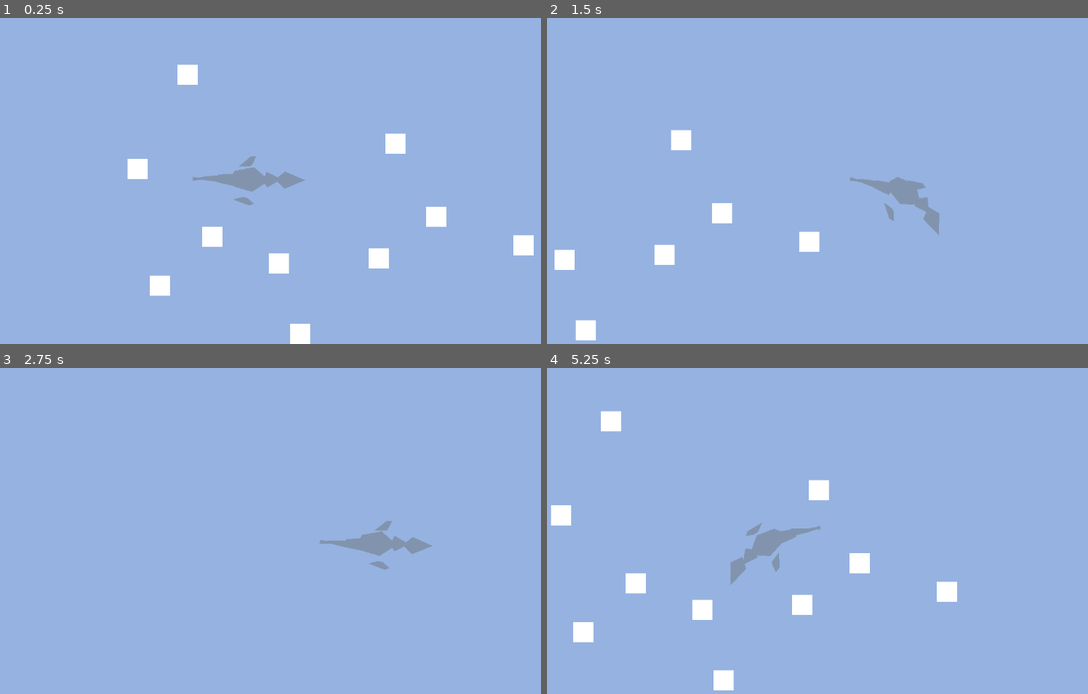
Above: before the commit, frames 1-4 (two rows, left to right).
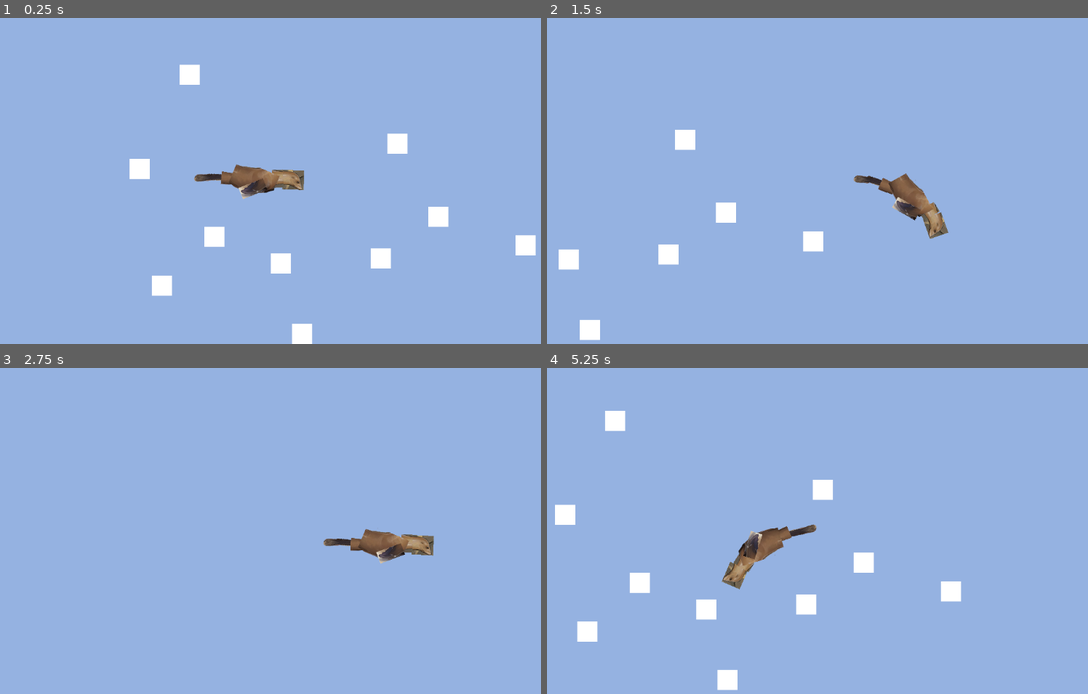
Above: after the commit, the same moments.

Repository: apet2929/SealGame
Game: Godot game, scene res://underwater_level.tscn
The game is run twice, just before and just after one commit, with the same random seed, the same clock (stepped at 60 frames per second) and the same inputs. This scene is started directly instead of the project's main scene.
Inputs:
- Up to frame 1 (0.25 s): no input
- Up to frame 2 (1.5 s): hold D 0.53-1.28 s; hold S from 1.28 s (still down)
- Up to frame 3 (2.75 s): release S at 2.03 s; hold D from 2.03 s (still down)
- Up to frame 4 (5.25 s): release D at 2.78 s; hold W 2.78-3.53 s; hold A 3.53-5.03 s; hold S from 5.03 s (still down)

The runs differ from the first frame. In frame 1, 1.7% of the frame differs, in the area x 23-100%, y 14-100%; in frame 2, 1.9%; in frame 3, 1.2%; in frame 4, 2.3%, in the area x 0-77%, y 13-99%.

Commit message:
Sprites w seal

Diff:
--- a/seal.gd
+++ b/seal.gd
@@ -60,9 +60,9 @@
 
 func update_arms():
 	#var foo = Vector2(1,2)
-	#foo.rotated()
-	$LeftArm.position = $Body.position + arm_offsets[0].rotated($Body.rotation)
-	$RightArm.position = $Body.position + arm_offsets[1].rotated($Body.rotation)
+	#foo.rotated()sd
+	$LeftArm.position = $Body.position - arm_offsets[0].rotated($Body.rotation)
+	$RightArm.position = $Body.position - arm_offsets[1].rotated($Body.rotation)
 
 	$LeftArm.rotation = lerp_angle($LeftArm.rotation, $Head.rotation, 0.2)
 	$RightArm.rotation = lerp_angle($RightArm.rotation, $Head.rotation, 0.2)
--- a/seal.tscn
+++ b/seal.tscn
@@ -1,86 +1,154 @@
 [gd_scene format=3 uid="uid://cisfkdly1y538"]
 
 [ext_resource type="Script" uid="uid://cta2o4h1cm4p1" path="res://seal.gd" id="1_2pijg"]
+[ext_resource type="Texture2D" uid="uid://bqw1bhk4xa38t" path="res://seal-head.png" id="2_d4dhe"]
+[ext_resource type="Texture2D" uid="uid://dcspur824qy6s" path="res://seal-flipper-real.png" id="3_l7uaq"]
+[ext_resource type="Texture2D" uid="uid://ctok7gbkqosp8" path="res://sea-neckl.png" id="4_ysd6k"]
+[ext_resource type="Texture2D" uid="uid://byp6x6n2yy068" path="res://seal-body.png" id="5_ng0mj"]
+[ext_resource type="Texture2D" uid="uid://bi1j6lin6jkhj" path="res://seal-flipper.png" id="6_7hcuo"]
 
 [node name="Seal" type="Node2D" unique_id=2039113663]
 script = ExtResource("1_2pijg")
 
-[node name="Head" type="Sprite2D" parent="." unique_id=885158333]
-position = Vector2(13, -2.3841858e-07)
-scale = Vector2(76, 60)
+[node name="Head" type="Node2D" parent="." unique_id=557883764]
+position = Vector2(5, 1)
 
 [node name="Polygon2D" type="Polygon2D" parent="Head" unique_id=1087014256]
-position = Vector2(-0.17105263, -0.0041666627)
-scale = Vector2(0.013157895, 0.025000002)
+visible = false
+position = Vector2(1, -1)
+scale = Vector2(1, 1.9000002)
 color = Color(0.51279026, 0.5838927, 0.6798896, 1)
 polygon = PackedVector2Array(40, 0.83333325, -1, 12.166666, -20, 0, 0, -10.499999)
 
-[node name="LeftArm" type="Sprite2D" parent="." unique_id=1953518978]
+[node name="Sprite2D" type="Sprite2D" parent="Head" unique_id=688815131]
+position = Vector2(6.9999995, -2.6077032e-08)
+rotation = 1.6034439
+scale = Vector2(0.67750925, 0.7233923)
+texture = ExtResource("2_d4dhe")
+flip_h = true
+
+[node name="LeftArm" type="Node2D" parent="." unique_id=585276307]
+visible = false
 position = Vector2(-66, -29.999998)
-scale = Vector2(76, 60)
 
-[node name="Polygon2D" type="Polygon2D" parent="LeftArm" unique_id=610554984]
-position = Vector2(0.17105263, 0.26666665)
-rotation = -0.37210554
-scale = Vector2(0.013157895, 0.025000002)
+[node name="Sprite2D" type="Sprite2D" parent="LeftArm" unique_id=572006610]
+z_index = 1
+position = Vector2(-7.9999995, 8.999997)
+rotation = 2.006817
+scale = Vector2(0.585, 0.585)
+texture = ExtResource("3_l7uaq")
+
+[node name="LArmPoly" type="Polygon2D" parent="LeftArm" unique_id=610554984]
+visible = false
+position = Vector2(13, 15.999999)
+rotation = -0.29889113
+scale = Vector2(0.9747823, 1.5587744)
+skew = -0.16023767
 color = Color(0.51279026, 0.5838927, 0.6798896, 1)
 offset = Vector2(-2.4626732, -5.9233074)
 polygon = PackedVector2Array(8, 7.167, 1.2891846, -2.2780857, -2, -4, -7.532013, -5.66757, -27, -6.167, -3, 7.167)
 
-[node name="RightArm" type="Sprite2D" parent="." unique_id=598819822]
-position = Vector2(-67, 29)
-scale = Vector2(76, 60)
+[node name="RightArm" type="Node2D" parent="." unique_id=129214790]
+position = Vector2(-67, 17)
 
-[node name="Polygon2D" type="Polygon2D" parent="RightArm" unique_id=1335781729]
-position = Vector2(0.21052632, -0.26666665)
-scale = Vector2(0.013157895, 0.025000002)
+[node name="Sprite2D" type="Sprite2D" parent="RightArm" unique_id=211789336]
+z_index = 1
+position = Vector2(-1, 1)
+rotation = 1.1940387
+scale = Vector2(0.585, 0.585)
+texture = ExtResource("3_l7uaq")
+flip_h = true
+
+[node name="RArmPoly" type="Polygon2D" parent="RightArm" unique_id=1335781729]
+visible = false
+position = Vector2(16, -15.999999)
+scale = Vector2(1, 1.5000001)
 color = Color(0.51279026, 0.5838927, 0.6798896, 1)
 offset = Vector2(-3, 5.333331)
 polygon = PackedVector2Array(8, -7.166665, 1.8210144, 1.5296669, -2, 5.333336, -7.2016296, 5.659012, -27, 6.166668, -3, -7.166665)
 
-[node name="Neck" type="Sprite2D" parent="." unique_id=1824266315]
+[node name="Neck" type="Node2D" parent="." unique_id=603150]
 position = Vector2(-26, 2)
-scale = Vector2(48, 37.894737)
 
-[node name="Polygon2D" type="Polygon2D" parent="Neck" unique_id=1170207322]
-position = Vector2(-0.20833337, -0.006597195)
-scale = Vector2(0.020833334, 0.039583333)
+[node name="NeckPoly" type="Polygon2D" parent="Neck" unique_id=1170207322]
+visible = false
+position = Vector2(-10, -0.24999893)
+scale = Vector2(1, 1.5)
 color = Color(0.51279026, 0.5838927, 0.6798896, 1)
 polygon = PackedVector2Array(29, -1.1666666, 0, 8.833333, -8, -0.49999997, 0, -11.833333)
 
-[node name="Body" type="Sprite2D" parent="." unique_id=621881190]
+[node name="Sprite2D" type="Sprite2D" parent="Neck" unique_id=1509331716]
+position = Vector2(7, -3)
+rotation = 1.5707964
+scale = Vector2(0.635, 0.635)
+texture = ExtResource("4_ysd6k")
+
+[node name="Tail2" type="Node2D" parent="." unique_id=484847553]
+position = Vector2(-144, -3)
+
+[node name="T2Poly" type="Polygon2D" parent="Tail2" unique_id=282646811]
+visible = false
+position = Vector2(2, 1)
+scale = Vector2(1, 1.5)
+color = Color(0.51279026, 0.5838927, 0.6798896, 1)
+offset = Vector2(-27, -0.66666687)
+polygon = PackedVector2Array(41, 1.3333335, 42, 6.666667, 7, 2.6666667, 7, -2, 22.868286, -2.6222878, 41, -3.3333335)
+
+[node name="Sprite2D" type="Sprite2D" parent="Tail2" unique_id=2087069449]
+position = Vector2(5, 0)
+scale = Vector2(0.8138632, 0.77078426)
+texture = ExtResource("6_7hcuo")
+region_enabled = true
+region_rect = Rect2(54.904613, 0, 47.284855, 34)
+
+[node name="Tail1" type="Node2D" parent="." unique_id=1854066214]
+position = Vector2(-118, -4)
+
+[node name="T1Poly" type="Polygon2D" parent="Tail1" unique_id=990024022]
+visible = false
+position = Vector2(8, 2.0000002)
+scale = Vector2(1, 1.5)
+color = Color(0.51279026, 0.5838927, 0.6798896, 1)
+offset = Vector2(-29, -1.3333331)
+polygon = PackedVector2Array(41, 1.3333335, 40, 9.333334, 6, 6, 7, -4.666667, 39, -7.3333335)
+
+[node name="Sprite2D" type="Sprite2D" parent="Tail1" unique_id=307816219]
+position = Vector2(7, 2)
+scale = Vector2(1, 0.32354033)
+texture = ExtResource("5_ng0mj")
+region_enabled = true
+region_rect = Rect2(103, 45, 39, 77)
+
+[node name="Tail3" type="Node2D" parent="." unique_id=1842982244]
+position = Vector2(-169, -3.0000002)
+
+[node name="T3Poly" type="Polygon2D" parent="Tail3" unique_id=198267431]
+visible = false
+scale = Vector2(1, 1.5)
+color = Color(0.51279026, 0.5838927, 0.6798896, 1)
+polygon = PackedVector2Array(-15, 0.66666687, -13, 2.3841858e-07, -15, -1.9999998, -3, -0.6666665, 10, -1.9999998, 10, 2.6666665, -3, 2.666667, -16, 3.3333335, -13, 2.0000002)
+
+[node name="Sprite2D" type="Sprite2D" parent="Tail3" unique_id=1790378086]
+scale = Vector2(0.60277814, 0.7389377)
+texture = ExtResource("6_7hcuo")
+region_enabled = true
+region_rect = Rect2(0, 0, 54.56123, 34)
+
+[node name="Body" type="Node2D" parent="." unique_id=1835178666]
 position = Vector2(-73, 1)
-scale = Vector2(48, 37.894737)
 
-[node name="Polygon2D" type="Polygon2D" parent="Body" unique_id=745239672]
-position = Vector2(-0.5833334, -2.9802322e-08)
-scale = Vector2(0.020833334, 0.039583333)
+[node name="BPoly" type="Polygon2D" parent="Body" unique_id=745239672]
+visible = false
+position = Vector2(-28, -1.1324883e-06)
+scale = Vector2(1, 1.5)
 color = Color(0.51279026, 0.5838927, 0.6798896, 1)
 polygon = PackedVector2Array(70, -9.536743e-07, 36, 15.333332, 0, 8.833333, -8, -0.49999997, 0, -11.833333, 39, -17.333336)
 
-[node name="Tail1" type="Sprite2D" parent="." unique_id=2071193702]
-position = Vector2(-139, -3.9999995)
-scale = Vector2(48, 37.894737)
-
-[node name="Polygon2D" type="Polygon2D" parent="Tail1" unique_id=990024022]
-scale = Vector2(0.020833334, 0.039583333)
-color = Color(0.51279026, 0.5838927, 0.6798896, 1)
-polygon = PackedVector2Array(41, 1.3333335, 40, 9.333334, 6, 6, 7, -4.666667, 39, -7.3333335)
-
-[node name="Tail2" type="Sprite2D" parent="." unique_id=812522182]
-position = Vector2(-168, -3)
-scale = Vector2(48, 37.894737)
-
-[node name="Polygon2D" type="Polygon2D" parent="Tail2" unique_id=282646811]
-scale = Vector2(0.020833334, 0.039583333)
-color = Color(0.51279026, 0.5838927, 0.6798896, 1)
-polygon = PackedVector2Array(41, 1.3333335, 42, 6.666667, 7, 2.6666667, 7, -2, 22.868286, -2.6222878, 41, -3.3333335)
-
-[node name="Tail3" type="Sprite2D" parent="." unique_id=1922683852]
-position = Vector2(-169, -3.0000002)
-scale = Vector2(48, 37.894737)
-
-[node name="Polygon2D" type="Polygon2D" parent="Tail3" unique_id=198267431]
-scale = Vector2(0.020833334, 0.039583333)
-color = Color(0.51279026, 0.5838927, 0.6798896, 1)
-polygon = PackedVector2Array(-15, 0.66666687, -13, 2.3841858e-07, -15, -1.9999998, -3, -0.6666665, 10, -1.9999998, 10, 2.6666665, -3, 2.666667, -16, 3.3333335, -13, 2.0000002)
+[node name="Sprite2D" type="Sprite2D" parent="Body" unique_id=983448059]
+position = Vector2(5, 4.7683716e-07)
+rotation = 0.377049
+scale = Vector2(0.755, 0.595)
+texture = ExtResource("5_ng0mj")
+flip_h = true
+region_enabled = true
+region_rect = Rect2(16, 29, 122, 93)
Binary file added: sea-neckl.png
Not shown, added: sea-neckl.png.import
Binary file added: seal-body.png
Not shown, added: seal-body.png.import
Binary file added: seal-flipper-real.png
Not shown, added: seal-flipper-real.png.import
Binary file added: seal-flipper.png
Not shown, added: seal-flipper.png.import
Binary file added: seal-head.png
Not shown, added: seal-head.png.import
Binary file added: seal.aseprite
